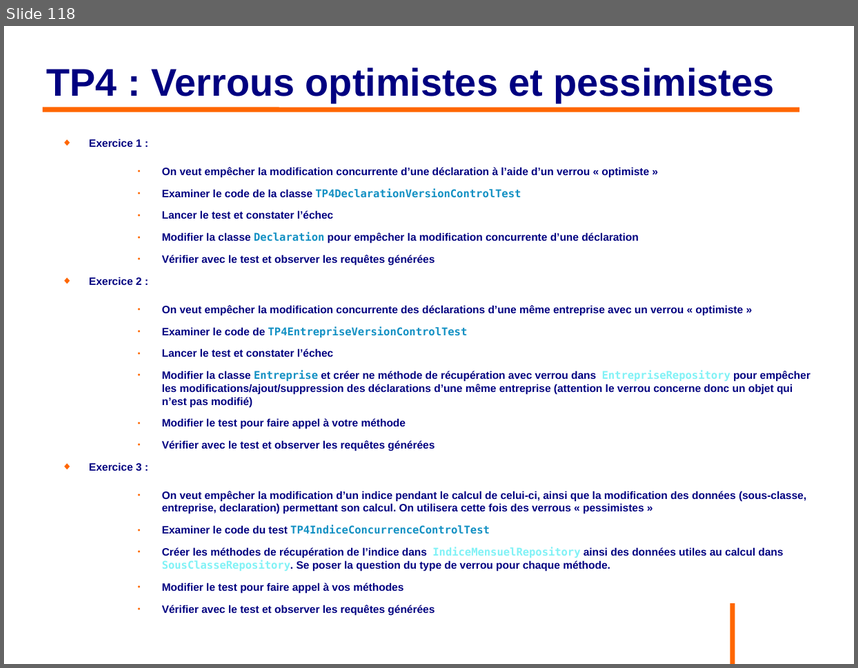
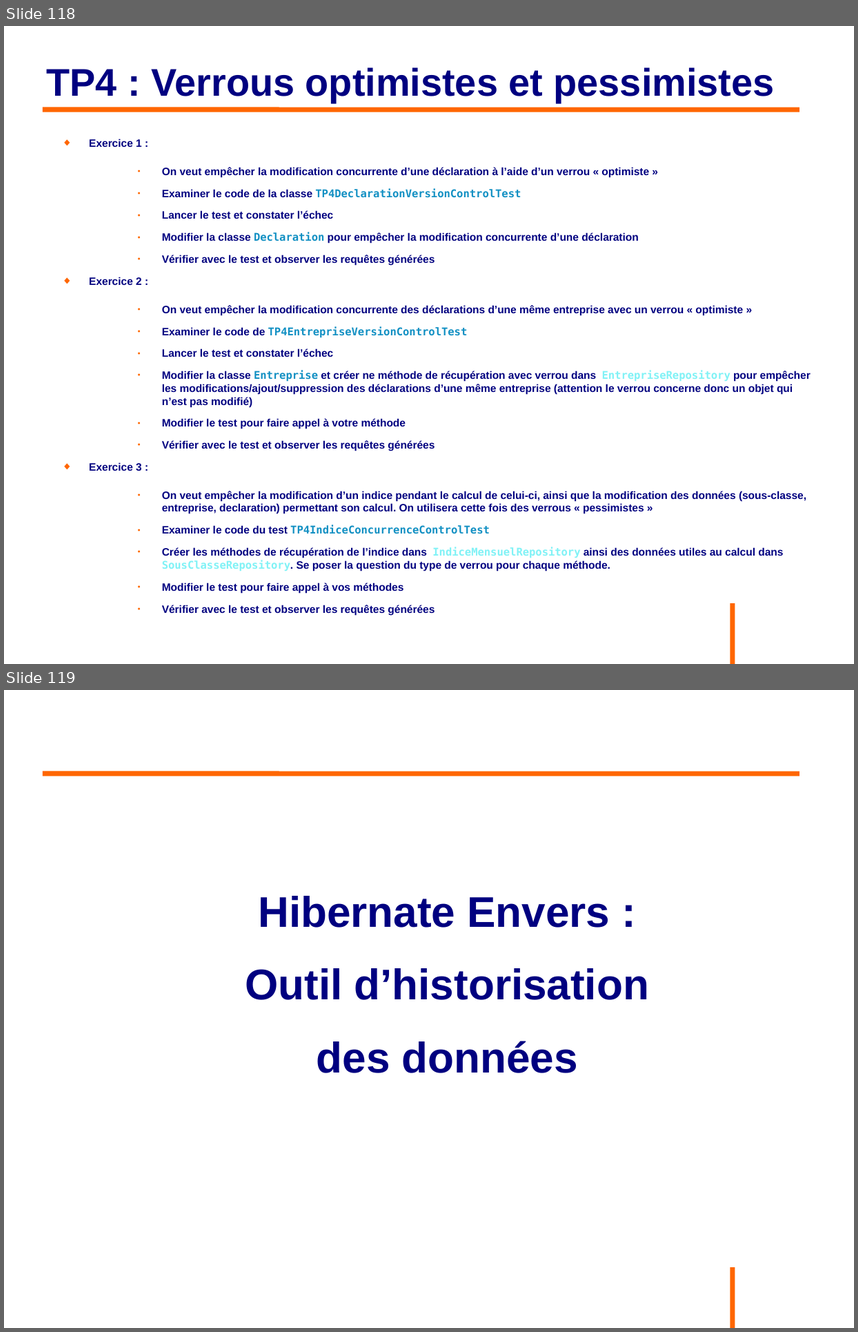
Before and after one commit to philphils/formation-hibernate-avancee, a slide deck: Documentation/diapo_formation_hibernate_avancee.odp. Shown one above the other, each under a label of ours: slide 118 before the commit, slides 118 and 119 after it. The pictures are 858x668 and 858x1332 pixels, drawn with LibreOffice and Linux fonts; fonts in the diff are those of the drawing; background and template pictures are left out. Boxes give left, top, right and bottom in pixels: in the first picture for what was removed or moved away, otherwise in the second. Text is boxed around its words. In the diff, an @@ line names an element or a change of style, - is before the commit and + after.

Commit message:
Avanacement diapo hibernate envers

```diff
--- a/Documentation/diapo_formation_hibernate_avancee.odp
+++ b/Documentation/diapo_formation_hibernate_avancee.odp
@@ slide 119 added at (x1=4, y1=690, x2=854, y2=1328), background #FFFFFF; not listed: 1 template element that a slide beside it also shows @@
@@ line added from (43, 773) to (800, 773), #FF6600 4.54 pt @@
@@ text added at (x1=245, y1=896, x2=649, y2=1073), 40 pt, text #000080, bold @@
+Hibernate Envers :
+Outil d’historisation
+des données
```
Also in this commit, not shown: 28 other slides added.
